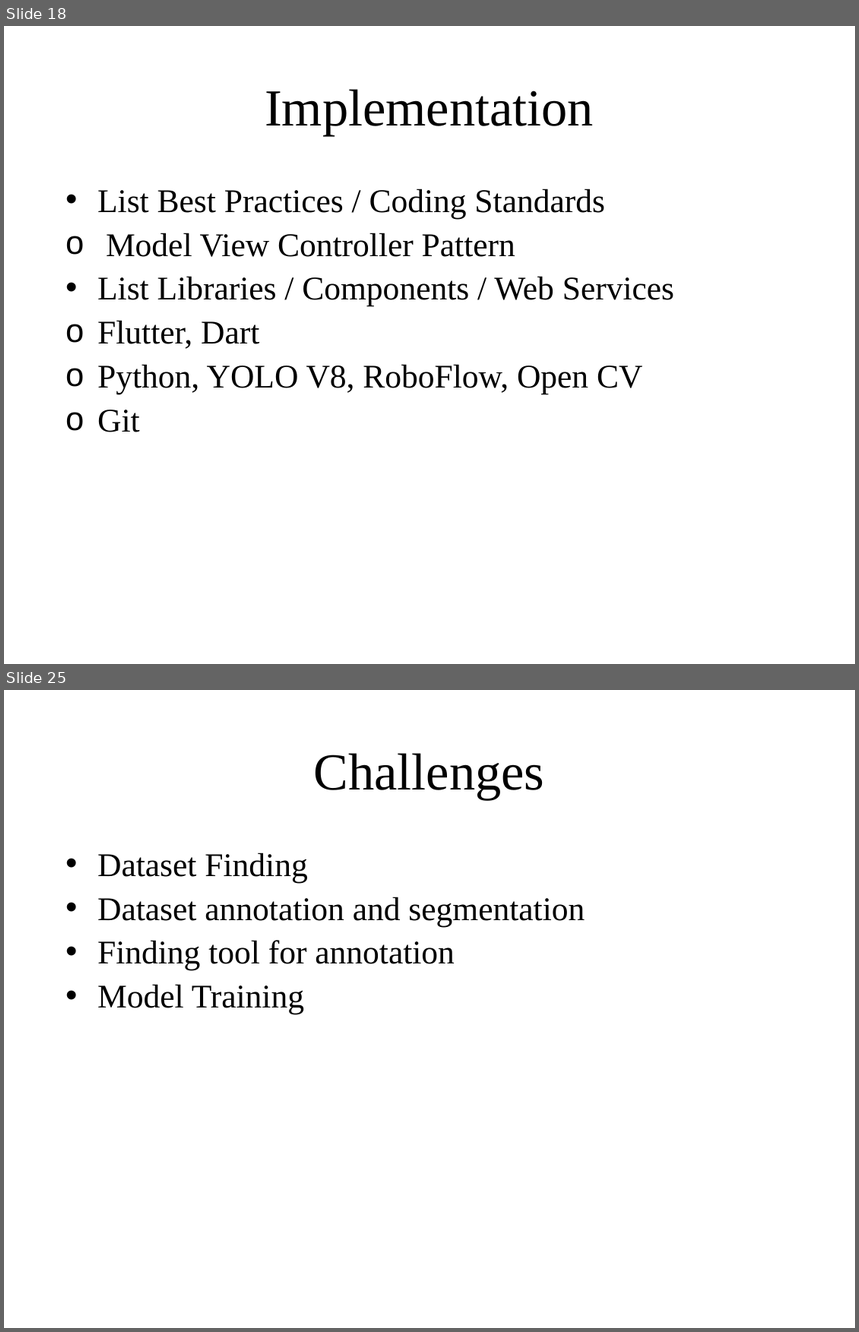
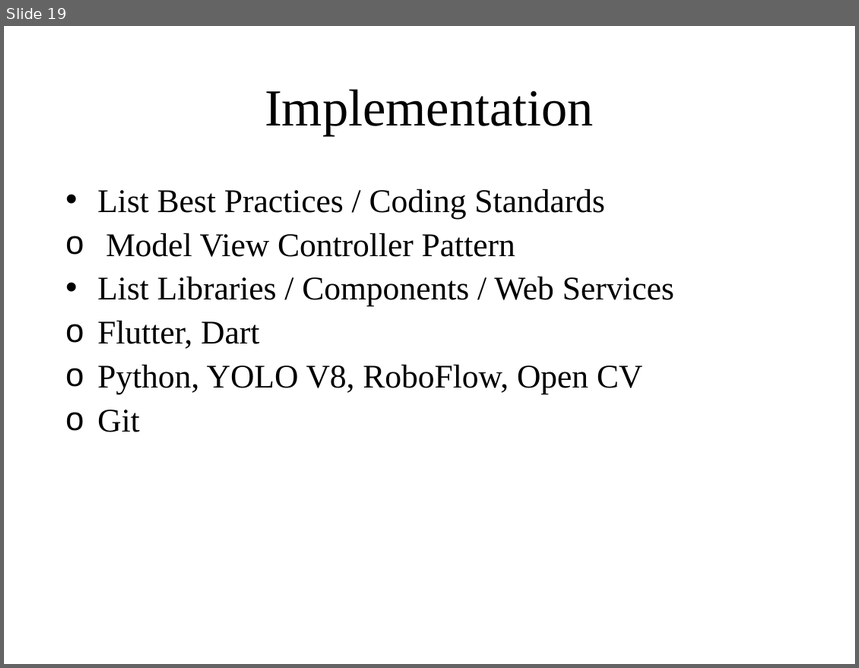
Before and after one commit to usama1123456789/AIEYEGUIDE_FYP1, a slide deck: 07.1 - FYP Presentation_SDP1 (2).pptx. Shown one above the other, each under a label of ours: slides 18 and 25 before the commit, slide 19 after it; the slides between them are not shown. The pictures are 859x1332 and 859x668 pixels, drawn with LibreOffice and Linux fonts; fonts in the diff are those of the drawing; background and template pictures are left out. Boxes give left, top, right and bottom in pixels: in the first picture for what was removed or moved away, otherwise in the second. Text is boxed around its words. In the diff, an @@ line names an element or a change of style, - is before the commit and + after.

```diff
--- a/07.1 - FYP Presentation_SDP1 (2).pptx
+++ b/07.1 - FYP Presentation_SDP1 (2).pptx
@@ slide 25 removed at bbox=[4, 690, 855, 1328], background picture (left out) @@
@@ title removed at bbox=[314, 753, 545, 799] @@
-Challenges
@@ text removed at bbox=[97, 853, 585, 1015] @@
-• Dataset Finding
-• Dataset annotation and segmentation
-• Finding tool for annotation
-• Model Training
@@ what was slide 18 is now slide 19 @@
```
Also in this commit, not shown: 4 slides changed, 10 slides added, 16 other slides removed.
